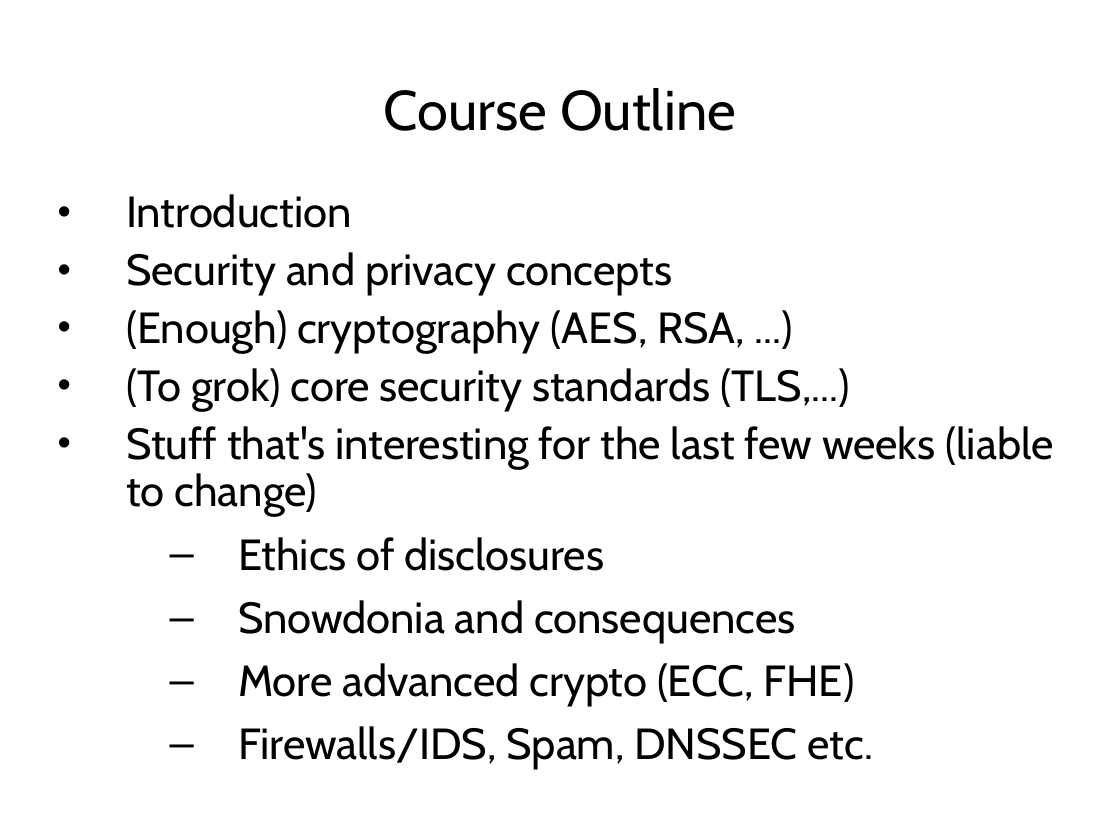
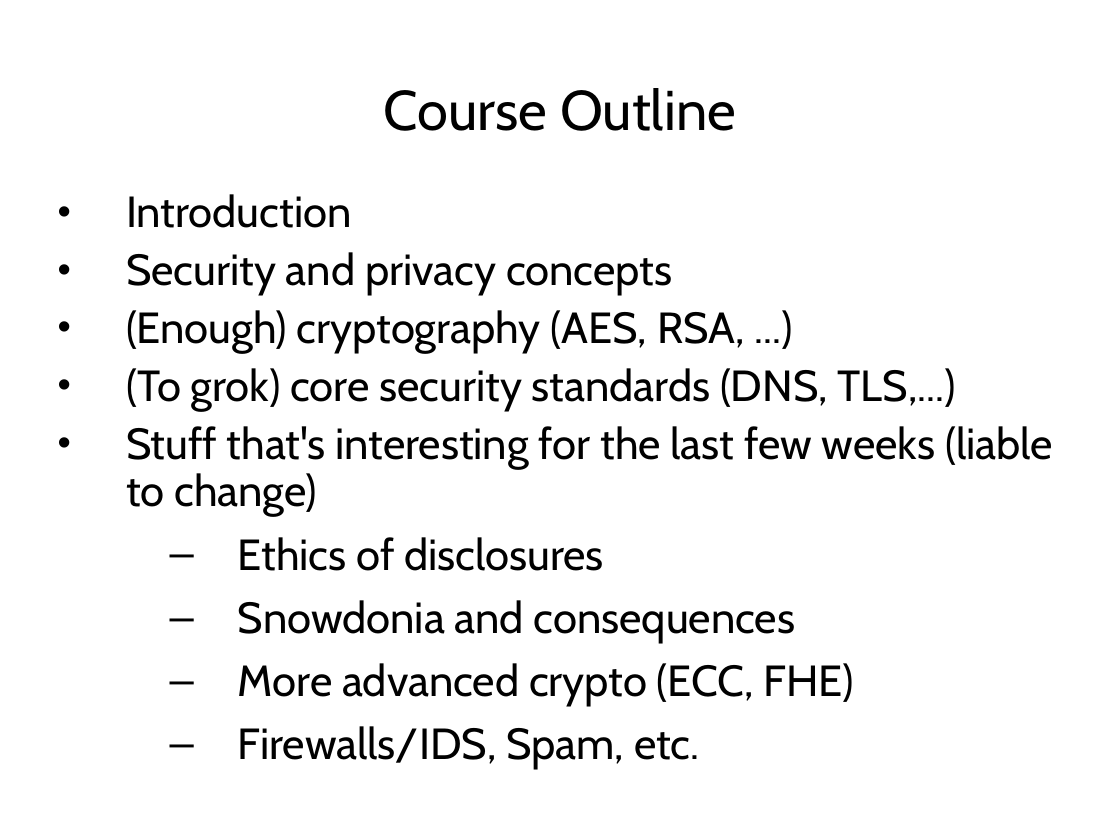
Before and after one commit to sftcd/cs7053, a slide deck: slide 2 of 2016lectures/01-intro.ppt. Drawn at 1120x840 pixels with LibreOffice and Linux fonts; fonts in the diff are those of the drawing. Boxes give left, top, right and bottom in pixels: in the first picture for what was removed or moved away, otherwise in the second. Text is boxed around its words. In the diff, an @@ line names an element or a change of style, - is before the commit and + after.

```diff
--- a/2016lectures/01-intro.ppt
+++ b/2016lectures/01-intro.ppt
@@ text at box(126, 368, 956, 411): text changed @@
-• (To grok) core security standards (TLS,...)
+• (To grok) core security standards (DNS, TLS,...)
@@ text at box(238, 726, 699, 770): text changed @@
-  – Firewalls/IDS, Spam, DNSSEC etc.
+  – Firewalls/IDS, Spam, etc.
```
Also in this commit, not shown: 2 other slides changed, 1 slide added, 3 other files.
